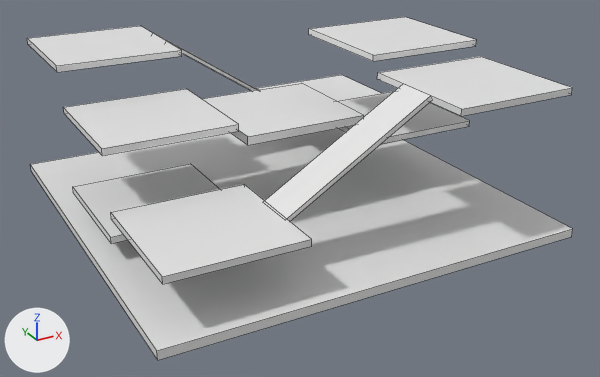
What one commit did to the Blender file Assets/Anson/Model/Level Prototype/Multilevel.blend.
The view is the same before and after, from a 50 mm lens placed at (-87.1, -169.7, 86.0), pointed at (2.0, -7.8, 5.0). Lighting does not change. The marker at lower left points along +X, +Y and +Z. Mesh edges are drawn as thin lines.

The first picture shows 'Bridge.001', 'Bridge.002', 'CenterPlatForm', 'CenterPlatForm.001', 'CenterPlatForm.002', 'CenterPlatForm.003', 'CenterPlatForm.004', 'CenterPlatForm.005', 'CenterPlatForm.006', 'CenterPlatForm.007', 'CenterPlatForm.008', 'Cube'.
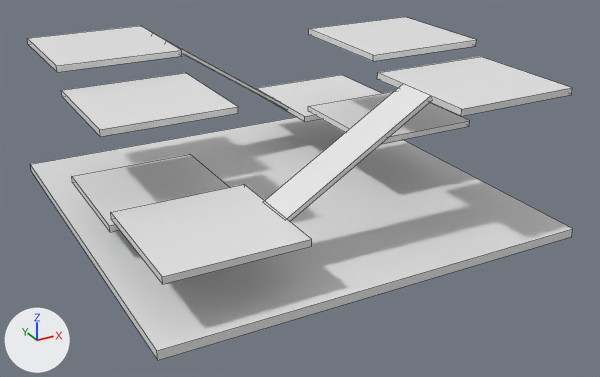
Changed parts and their boxes (x1, y1, x2, y2) in the pictures (600 x 377 px):
'CenterPlatForm.004', moved
    before: (63, 89, 239, 156)
    after: (61, 73, 238, 137)
'CenterPlatForm.006', moved
    before: (73, 164, 219, 244)
    after: (72, 154, 229, 232)
'CenterPlatForm', deleted
    before: (202, 83, 364, 145)

The change in detail:
Object 'CenterPlatForm' (ob_centerplatform) is deleted.
Object 'CenterPlatForm.004' (ob_centerplatform_004) moves from (-32.0, 0.0, 26.0) to (-32.0, 0.0, 30.0).
Object 'CenterPlatForm.006' (ob_centerplatform_006) moves from (-32.0, 0.0, 6.3) to (-32.0, 0.0, 9.0).
